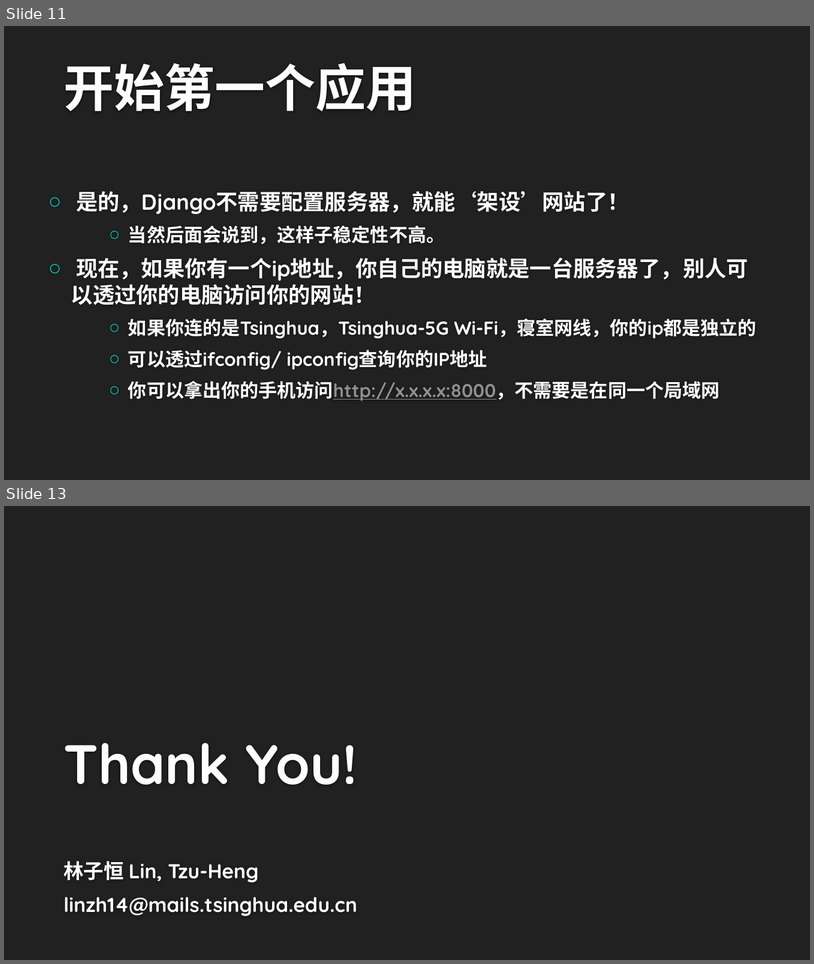
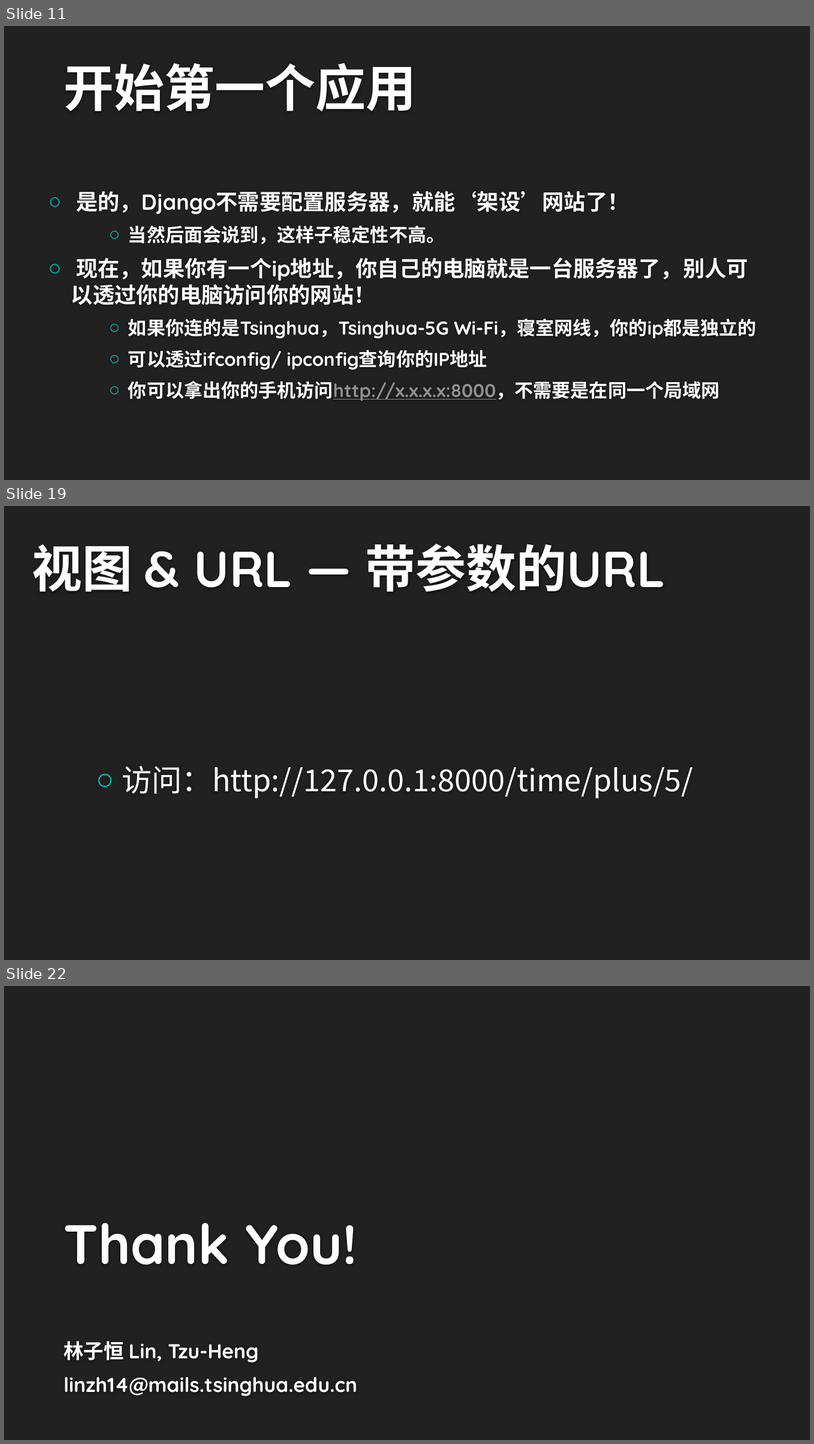
Before and after one commit to lzhbrian/Django-Lecture, a slide deck: 第一讲.pptx. Shown one above the other, each under a label of ours: slides 11 and 13 before the commit, slides 11, 19 and 22 after it; the slides between them are not shown. The pictures are 814x964 and 814x1444 pixels, drawn with LibreOffice and Linux fonts; fonts in the diff are those of the drawing; background and template pictures are left out. Boxes give left, top, right and bottom in pixels: in the first picture for what was removed or moved away, otherwise in the second. Text is boxed around its words. In the diff, an @@ line names an element or a change of style, - is before the commit and + after.

```diff
--- a/第一讲.pptx
+++ b/第一讲.pptx
@@ slide 19 added at (x1=4, y1=506, x2=810, y2=960), background #212121 @@
@@ title added at (x1=32, y1=544, x2=665, y2=592), 60 pt, text #FEFEFE, bold @@
+视图 & URL — 带参数的URL
@@ text added at (x1=122, y1=766, x2=694, y2=798), 36 pt, text #FFFFFF @@
+  ○ 访问：http://127.0.0.1:8000/time/plus/5/
@@ what was slide 13 is now slide 22 @@
```
Also in this commit, not shown: 3 slides changed, 8 other slides added.
